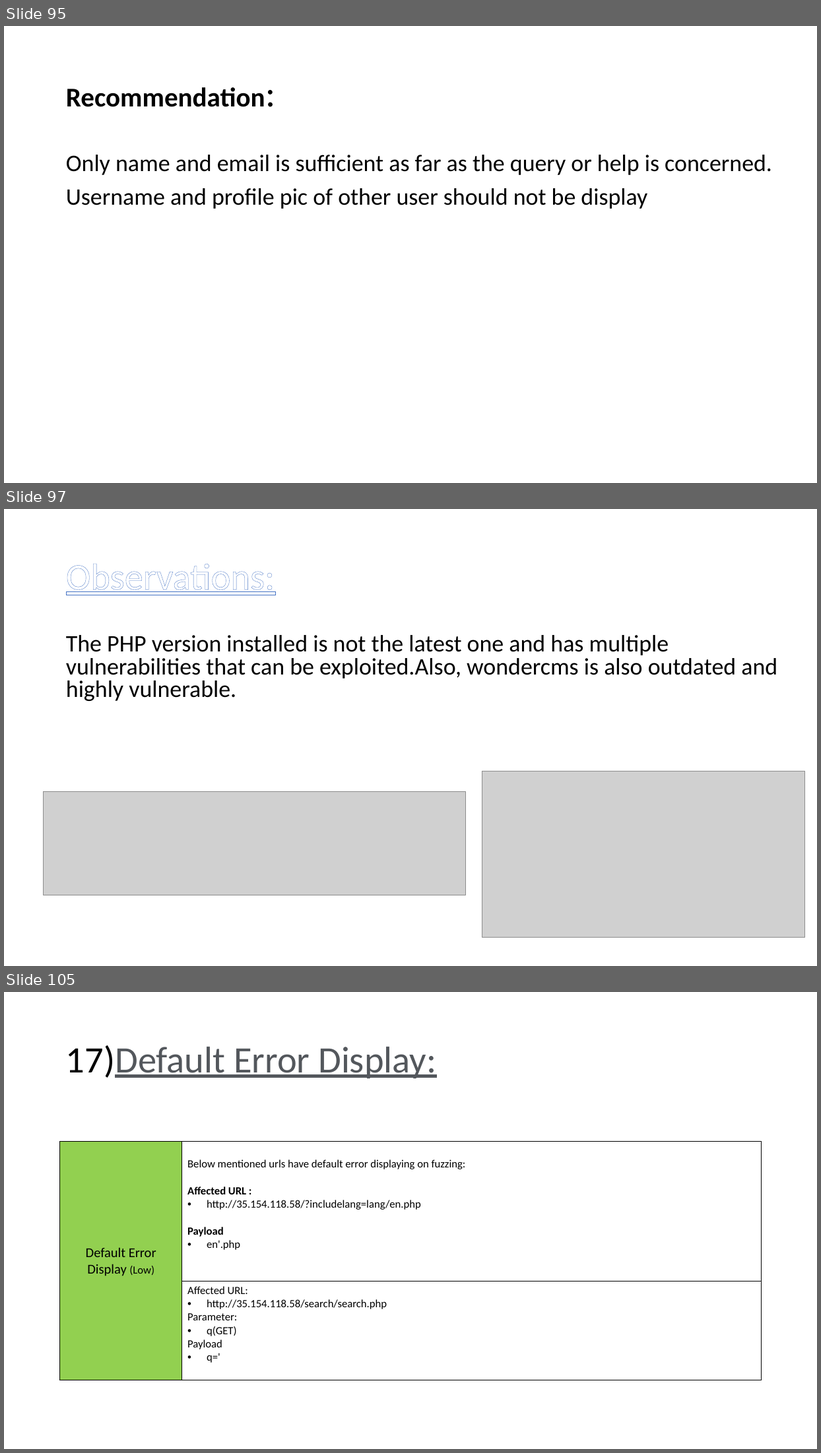
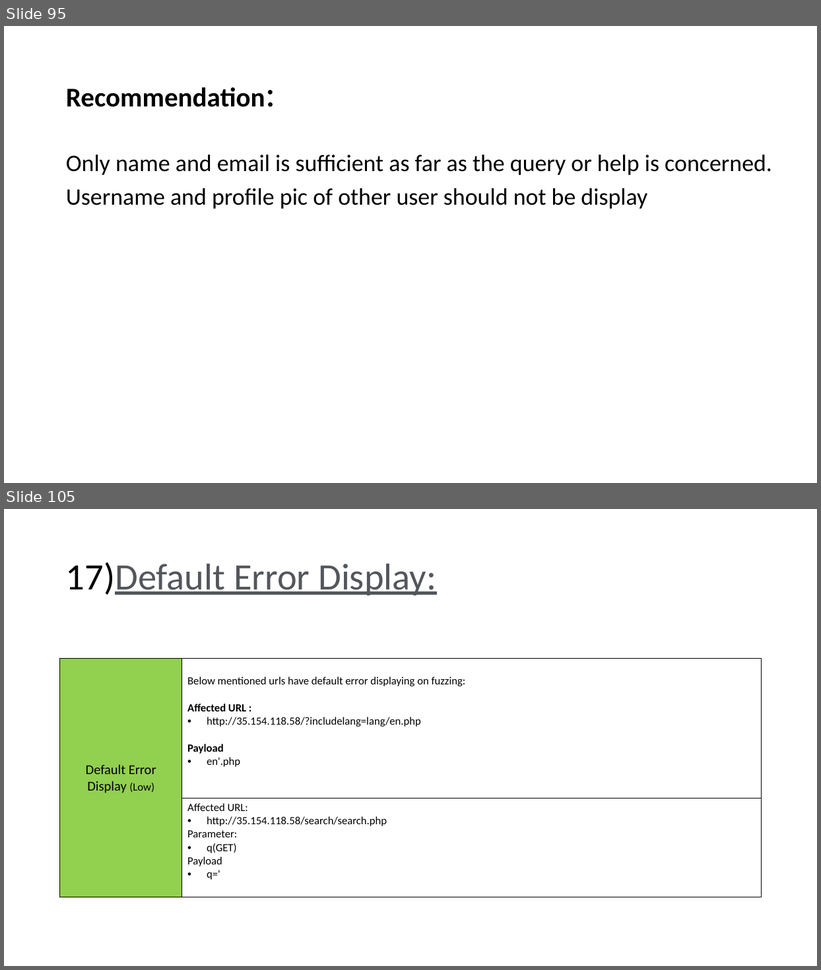
Before and after one commit to RocktimRajkumar/CEH-hack-a-thon, a slide deck: reports/Lifestyle Store/LifeStyle Store Application Reports.pptx. Shown one above the other, each under a label of ours: slides 95, 97 and 105 before the commit, slides 95 and 105 after it; the slides between them are not shown. The pictures are 821x1453 and 821x970 pixels, drawn with LibreOffice and Linux fonts; fonts in the diff are those of the drawing; grey boxes stand for pictures. Boxes give left, top, right and bottom in pixels: in the first picture for what was removed or moved away, otherwise in the second. Text is boxed around its words. In the diff, an @@ line names an element or a change of style, - is before the commit and + after.

```diff
--- a/reports/Lifestyle Store/LifeStyle Store Application Reports.pptx
+++ b/reports/Lifestyle Store/LifeStyle Store Application Reports.pptx
@@ slide 97 removed at (4,509,817,966), background #FFFFFF @@
@@ title removed at (66,564,275,595) @@
-Observations:
@@ text removed at (66,635,778,701) @@
-The PHP version installed is not the latest one and has multiple vulnerabilities that can be exploited.Also, wondercms is also outdated and highly vulnerable.
@@ picture removed at (482,771,805,938) @@
@@ picture removed at (43,792,466,896) @@
```
Also in this commit, not shown: 6 slides changed, 4 slides added, 3 other slides removed, 1 other file.
